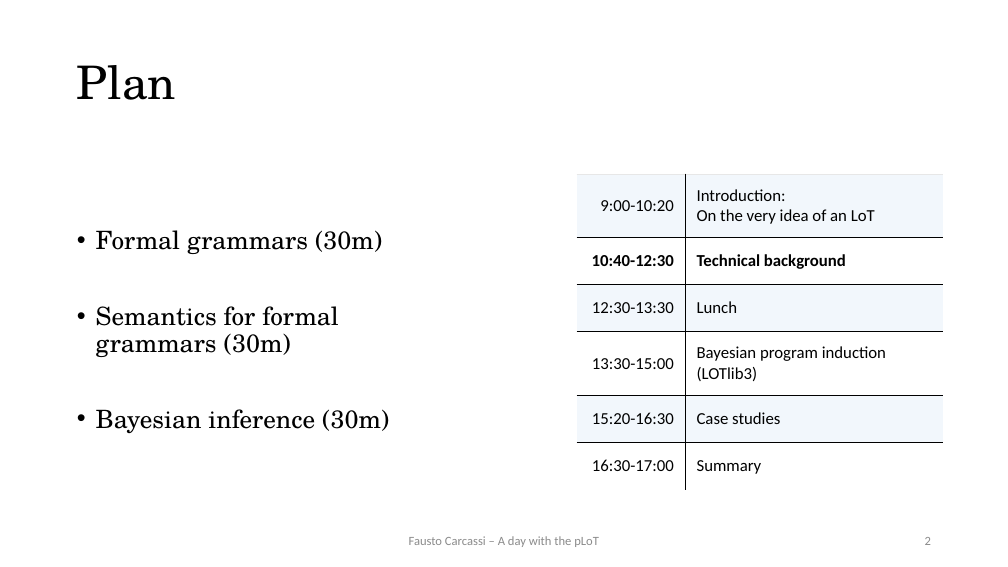
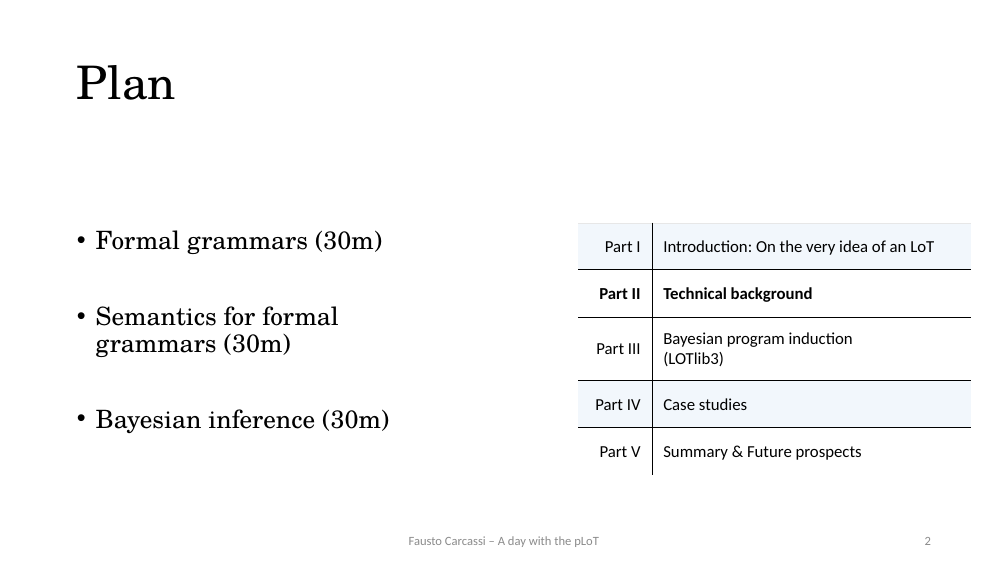
Before and after one commit to thelogicalgrammar/pLoT_workshop, a slide deck: slide 2 of book/lectures/2.pptx. Drawn at 1008x567 pixels with LibreOffice and Linux fonts; fonts in the diff are those of the drawing. Boxes give left, top, right and bottom in pixels: in the first picture for what was removed or moved away, otherwise in the second. Text is boxed around its words. In the diff, an @@ line names an element or a change of style, - is before the commit and + after.

```diff
--- a/book/lectures/2.pptx
+++ b/book/lectures/2.pptx
@@ table at (578, 223, 970, 475) @@
-row 1: 9:00-10:20 | Introduction: / On the very idea of an LoT
-row 2: 10:40-12:30 | Technical background
-row 3: 12:30-13:30 | Lunch
-row 4: 13:30-15:00 | Bayesian program induction / (LOTlib3)
-row 5: 15:20-16:30 | Case studies
-row 6: 16:30-17:00 | Summary
+row 1: Part I | Introduction: On the very idea of an LoT
+row 2: Part II | Technical background
+row 3: Part III | Bayesian program induction / (LOTlib3)
+row 4: Part IV | Case studies
+row 5: Part V | Summary & Future prospects
@@ table: place and size @@
-table at (577, 174, 944, 488)
+table at (578, 223, 970, 475)
```
Also in this commit, not shown: 3 other slides changed, 4 slides added, 18 other files.
